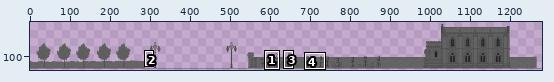
Pixel-art file -- assets/lvl1.ase. Above, an overview of the earlier version with the close-up marked.
Close-up. Before the edit:
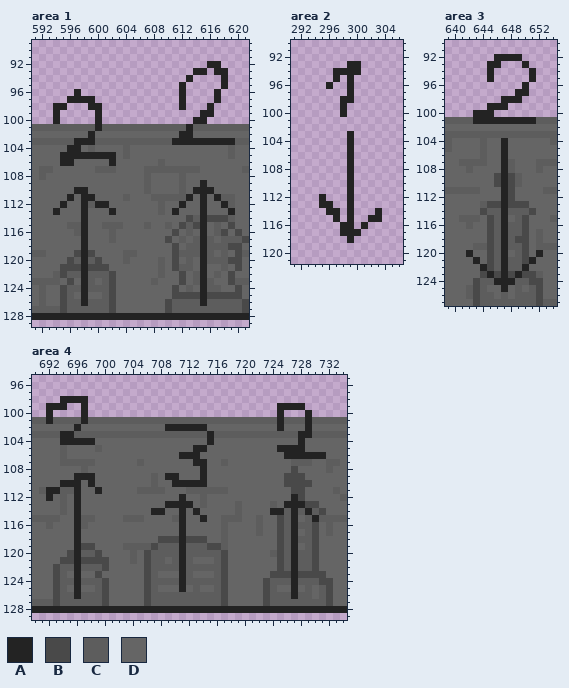
1280x144 pixels, 1 frame. Shown: area 1: x 591..621, y 89..129; area 2: x 291..306, y 90..121; area 3: x 639..654, y 90..127; area 4: x 690..734, y 95..129. The wide view leaves out empty margins. The commit also changed other parts of the picture, which this record leaves out.
Palette (. is transparent): A #232323  B #494949  C #5d5d5d  D #656565
Pixels before, area 1, first column x 591:
 92 .........................AA....
 93 .......................AA.AA...
 94 ......................A....A...
 95 .....................A.....A...
 96 ......A..............A....A....
 97 .....AAAA............A....A....
 98 ...AA...AA...........A...A.....
 99 ...A.....A..............AA.....
100 ...A.....A.............AA......
101 CCCCCCCCCACCCCCCCCCCCCACCCCCCCC
102 DDDDDDDDADDDDDDDDDDDDAADDDDDDDD
103 CCCCCCAAACCCCCCCCCCCAAAAAAAAACC
104 DDDDDAADCDDDDCDDDDDDDDDDDDDDCDD
105 DDDDAAAAAAAADCDDDDDDDDDDDDDDCDD
106 DDDDAADDDDDADDDDDDCDDDDDDDDDDDD
107 DCCDDDDDDCCCDDDDCCCCCCCCDDDDDDC
108 DCDDDDDDDDDDDDDDCDDDDCDDDDDDDDD
109 DDDDDDDDDDDDDDDDCDDDDCDDADDDDDD
110 DDDDDDAADDDDDDDDCDDDDCDAAADDDDD
111 DDDDDADAADDDDCDDDCCCCCADADACCDD
112 DDDDADDACAADDDDDDDCDDADDADDACDD
113 DDDADDDADDDADDDDDDCDADDDADDDADD
114 DDDDDDDADDDDDDDDDDDDDDBCABBBCDD
115 DDDDDCCADDCCCDDDCDDCDBCBADCDBDD
116 DDDDDDCADDDCDDDDDDDDBDCDADCBDBD
117 DDDDDDDADDDCDDDDDDDBDCDCACDCCCB
118 DDDDDDDADDDDDDDDDDDDBDCCACCCBBD
119 CCDDDDBABDDDDCCDDDDDBCCCACDCDBC
120 DDDDDBCACBDDDCDDDDCDBDCDACCCBBD
121 DDDDBBBABBBDDDDDDDCDBCCDADDCDBD
122 DDDCBCCACCCBDDDDDDCDDBDCADCDBDD
123 CCCCDBDACDCBDDDDDCDDDBDCACDDBCC
124 DCDDBCCACCCBDDDDDDDDBDCDACCDDBD
125 DCDDBCDADDCBDDDDDDDDBBBBABBBBBD
126 DCDDBCCACCCBDDDDDDDBCCCCACCCCCB
127 CCCCBCCCCCCBDDDDDDDBCCCCCCCCCCB
128 AAAAAAAAAAAAAAAAAAAAAAAAAAAAAAA
Pixels before, area 2, first column x 295:
 93 ....AA...
 94 ..AAAA...
 95 ..A.A....
 96 .A..A....
 97 ....A....
 98 ...AA....
 99 ...A.....
100 ...A.....
101 .........
102 .........
103 ....A....
104 ....A....
105 ....A....
106 ....A....
107 ....A....
108 ....A....
109 ....A....
110 ....A....
111 ....A....
112 A...A....
113 AA..A....
114 .AA.A...A
115 ..A.A..AA
116 ...AA.A..
117 ...AAA...
118 ....A....
Pixels before, area 3, first column x 639:
 92 .......AAAA.....
 93 ......AA...A....
 94 ......A.....A...
 95 ......A.....A...
 96 ...........A....
 97 ..........AA....
 98 ........AAA.....
 99 ......AAA.......
100 ....AAA.........
101 CCCCAAAAAAAAACCC
102 DDDDDDDDDDDDDDDD
103 CCCCCCCCCCCCCCCC
104 CDDDDCDDADDDDDDC
105 CDDDDCDDADDDDDDD
106 DDDDDCDDADDDDDDD
107 DDCCCCDDACDDDCCC
108 DDDCDDDDACDDDCDD
109 DDDDDDDBABCDDDDD
110 DDDDDDDBABCDDDDD
111 CCCCCDDDABDDDDCC
112 DDDDDDDDABDDDDDD
113 DDDDDCBBABBBDDDD
114 DDDDDBCCACCCBDDD
115 DDCCCDBCADCBDDDC
116 DDDCDDBCACCBDDDD
117 DDDDDDBCACCBDCDD
118 DDDDDDBCACBBDCDD
119 DDDDCCBCACCBDCCC
120 DDDADDBCADCBDADD
121 DDDDADBCACCBADDD
122 DDDDDABCACCADDDD
123 DDDDDBABABABBCDD
124 DDDDBCCAAACCBBDD
125 DDDCBCDDADCDCBDD
126 DDDCBCCDCDCCCBDD
127 DDDDBCCCCCCCCBCC
Pixels before, area 4, first column x 690:
 98 ....AAAA.....................................
 99 ..AAA..A...........................AAAA......
100 ..A....A...........................A...A.....
101 CCACCCCACCCCCCCCCCCCCCCCCCCCCCCCCCCACCCACCCCC
102 DDDDDDADDDDDDDDDDDDAAAAAADDDDDDDDDDADDDADDDDD
103 CCCCAACCCCCCCCCCCCCCCCCCCACCCCCCCCCCCCAACCCCC
104 DDDDAAAAADDDDDDDDDDDDDDDDADDDDDDDDDDDDADDDDDD
105 DDDDCDDDDCDDDDDDDDDDDDDAADDDDDDDDDDAAAADDDDDD
106 DDDDCDDDDDDDDDDDDDDDDAAADDDDDDDDDDDDAAAAAADDD
107 DDDDCCCCCDDDDDDCDDDDDDDAADDCDDDDDDDDDCCCDDCCD
108 DDDDDDDCDDDDDDDDDDDDDDDDADDDDDDDDDDDDBDDDDCDD
109 DDDDDDAAADDDDDDDDCDAADDDADDDDDDDDDDDBBBDDDDDD
110 DDDDAAADADDDDDDDDCDDAAAAADDDDDDDDDDDBBBBDDDDD
111 DCAACCADDADDDDDCCCCDDDCCCCCCDDDDDDDDDBBDDDDCD
112 DDADCDADDDDDDDDDDDDDDADDCDDDDDDDDDDDDABDDDDDC
113 DDDDCDADDDDDDDDDDDDAAAADCDDDDCDDDDCDAAABBDDDD
114 DDDDCDADDDDDDDDDDAADDADADDDDDCDDDDAACACACBDDD
115 CCCCDDACCDDDDCCCDDDDCADDADDCCCDDCDDBCADCACCCC
116 DDCDDDACDDDDDDDDDDDDDADDDDDCDDDDCDDBCACCBDCDD
117 DDDDDDADDDDDDDDDDDDDDADDDDDCDDDDCDDBCADCBDCDD
118 DDDDDDADDDDDDDDDDDBBBABBBDDCDDDDDDDBCACCBDDDD
119 DDDDDDABBDDDDCCCCBCCCACCCBBCDDDDDDDBCADCBDDDD
120 DDDDDBACCBDDDDCDBCCCCACCCCCBDDDDDDCBCACCBDDDD
121 DDDDBBABBBBDDDCDBCCDCACDDDCBDDDDDDDBCACCBDDDD
122 DDDBCCACCCBDDDDDBCCCCACCCCCBDDDDDDDBCACCBDDDD
123 DDDBCDADDBDDDDDDBCDDDACDDDCBDDDDDDBBBABBBBDDD
124 DDDBCCACCCBDDDDDBCCCCACCCCCBDDDDDBCCCACCCBBDD
125 DDDBCDADDCBDDDDDBCDDDADCDDCBDDDDDBCDDADCDCBDD
126 DDDBCCACCCBDDDDDBCCCCCCCCCCBDDDDDBCCCACCDCBDD
127 CCCBCCCCCCBDDDDDBCCCCCCCCCCBDDDDDBCCCCCCCCBDD
128 AAAAAAAAAAAAAAAAAAAAAAAAAAAAAAAAAAAAAAAAAAAAA
The same view after the edit:
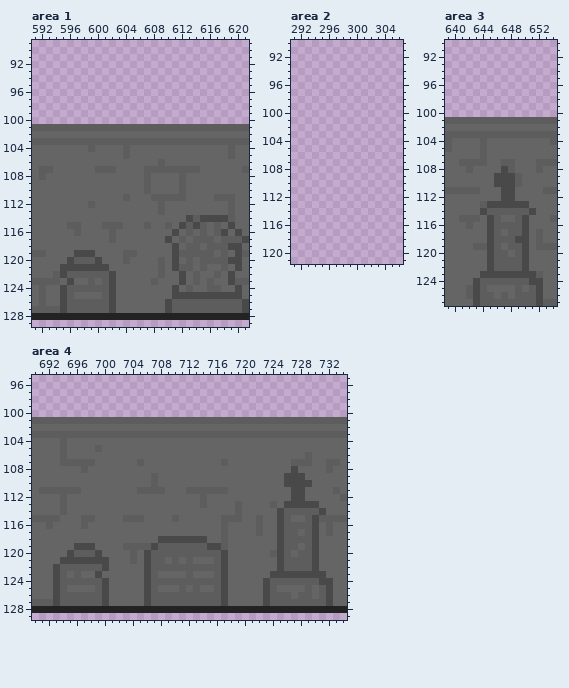
Edits made:
layer "Spawn Notes" now hidden
Area 1:
y 92: x 616..617 AA -> ..
y 93: x 614..615 AA -> ..; x 617..618 AA -> ..
y 94: x 613 A -> .; x 618 A -> .
y 95: x 612 A -> .; x 618 A -> .
y 96: x 597 A -> .; x 612 A -> .; x 617 A -> .
y 97: x 596..599 AAAA -> ....; x 612 A -> .; x 617 A -> .
y 98: x 594..595 AA -> ..; x 599..600 AA -> ..; x 612 A -> .; x 616 A -> .
y 99: x 594 A -> .; x 600 A -> .; x 615..616 AA -> ..
y 100: x 594 A -> .; x 600 A -> .; x 614..615 AA -> ..
y 101: x 600 A -> C; x 613 A -> C
y 102: x 599 A -> D; x 612..613 AA -> DD
y 103: x 597..599 AAA -> CCC; x 611..619 AAAAAAAAA -> CCCCCCCCC
y 104: x 596..597 AA -> DD
y 105: x 595..602 AAAAAAAA -> DDDDDDDD
y 106: x 595..596 AA -> DD; x 602 A -> D
y 109: x 615 A -> D
y 110: x 597..598 AA -> DD; x 614..616 AAA -> DDD
y 111: x 596 A -> D; x 598..599 AA -> DD; x 613 A -> D; x 615 A -> D; x 617 A -> C
y 112: x 595 A -> D; x 598 A -> D; x 600..601 AA -> DD; x 612 A -> D; x 615 A -> D; x 618 A -> D
y 113: x 594 A -> D; x 598 A -> D; x 602 A -> D; x 611 A -> D; x 615 A -> D; x 619 A -> C
y 114: x 598 A -> D; x 615 A -> B
y 115..117: x 598 A -> D; x 615 A -> C
y 118: x 598 A -> D; x 615 A -> D
y 119: x 598 A -> B; x 615 A -> C
y 120: x 598 A -> C; x 615 A -> C
y 121: x 598 A -> B; x 615 A -> C
y 122: x 598 A -> C; x 615 A -> D
y 123: x 598 A -> D; x 615 A -> D
y 124: x 598 A -> C; x 615 A -> D
y 125: x 598 A -> D; x 615 A -> B
y 126: x 598 A -> C; x 615 A -> C
Area 2:
y 93: x 299..300 AA -> ..
y 94: x 297..300 AAAA -> ....
y 95: x 297 A -> .; x 299 A -> .
y 96: x 296 A -> .; x 299 A -> .
y 97: x 299 A -> .
y 98: x 298..299 AA -> ..
y 99..100: x 298 A -> .
y 103..111: x 299 A -> .
y 112: x 295 A -> .; x 299 A -> .
y 113: x 295..296 AA -> ..; x 299 A -> .
y 114: x 296..297 AA -> ..; x 299 A -> .; x 303 A -> .
y 115: x 297 A -> .; x 299 A -> .; x 302..303 AA -> ..
y 116: x 298..299 AA -> ..; x 301 A -> .
y 117: x 298..300 AAA -> ...
y 118: x 299 A -> .
Area 3:
y 92: x 646..649 AAAA -> ....
y 93: x 645..646 AA -> ..; x 650 A -> .
y 94..95: x 645 A -> .; x 651 A -> .
y 96: x 650 A -> .
y 97: x 649..650 AA -> ..
y 98: x 647..649 AAA -> ...
y 99: x 645..647 AAA -> ...
y 100: x 643..645 AAA -> ...
y 101: x 643..651 AAAAAAAAA -> CCCCCCCCC
y 104..106: x 647 A -> D
y 107: x 647 A -> C
y 108..113: x 647 A -> B
y 114: x 647 A -> C
y 115: x 647 A -> D
y 116: x 647 A -> C
y 117: x 647 A -> D
y 118: x 647 A -> C
y 119: x 647 A -> D
y 120: x 642 A -> D; x 647 A -> C; x 652 A -> D
y 121: x 643 A -> D; x 647 A -> C; x 651 A -> D
y 122: x 644 A -> D; x 647 A -> C; x 650 A -> B
y 123: x 645 A -> B; x 647 A -> B; x 649 A -> B
y 124: x 646..648 AAA -> CCC
y 125: x 647 A -> D
Area 4:
y 98: x 694..697 AAAA -> ....
y 99: x 692..694 AAA -> ...; x 697 A -> .; x 725..728 AAAA -> ....
y 100: x 692 A -> .; x 697 A -> .; x 725 A -> .; x 729 A -> .
y 101: x 692 A -> C; x 697 A -> C; x 725 A -> C; x 729 A -> C
y 102: x 696 A -> D; x 709..714 AAAAAA -> DDDDDD; x 725 A -> D; x 729 A -> D
y 103: x 694..695 AA -> CC; x 715 A -> C; x 728..729 AA -> CC
y 104: x 694..698 AAAAA -> CDDDD; x 715 A -> D; x 728 A -> D
y 105: x 713..714 AA -> DD; x 725..728 AAAA -> DDDD
y 106: x 711..713 AAA -> DDD; x 726..731 AAAAAA -> DDDCDD
y 107: x 713..714 AA -> DD
y 108: x 714 A -> D
y 109: x 696..698 AAA -> DDD; x 709..710 AA -> DD; x 714 A -> D
y 110: x 694..696 AAA -> DDD; x 698 A -> D; x 710..714 AAAAA -> DDDDD
y 111: x 692..693 AA -> CC; x 696 A -> C; x 699 A -> D
y 112: x 692 A -> D; x 696 A -> D; x 711 A -> D; x 727 A -> B
y 113: x 696 A -> D; x 709..712 AAAA -> DDDD; x 726..728 AAA -> BBB
y 114: x 696 A -> D; x 707..708 AA -> DD; x 711 A -> D; x 713 A -> D; x 724..725 AA -> DB; x 727 A -> C; x 729 A -> C
y 115: x 696 A -> D; x 711 A -> D; x 714 A -> D; x 727 A -> D; x 730 A -> B
y 116..117: x 696 A -> D; x 711 A -> D; x 727 A -> C
y 118: x 696 A -> D; x 711 A -> B; x 727 A -> C
y 119: x 696 A -> B; x 711 A -> C; x 727 A -> C
y 120: x 696 A -> C; x 711 A -> C; x 727 A -> D
y 121: x 696 A -> B; x 711 A -> D; x 727 A -> C
y 122: x 696 A -> C; x 711 A -> C; x 727 A -> C
y 123: x 696 A -> C; x 711 A -> D; x 727 A -> B
y 124: x 696 A -> C; x 711 A -> C; x 727 A -> C
y 125: x 696 A -> D; x 711 A -> C; x 727 A -> D
y 126: x 696 A -> C; x 727 A -> D
